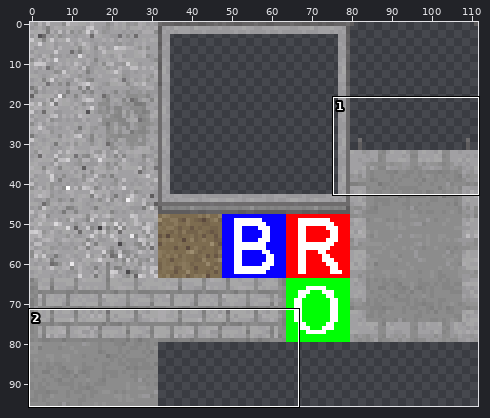
Sprite sheet: main/resources/worlds/zesilia_tileset.png. The first picture is a wide view before the edit; the outline marks the close-up.
Close-up. Old version:
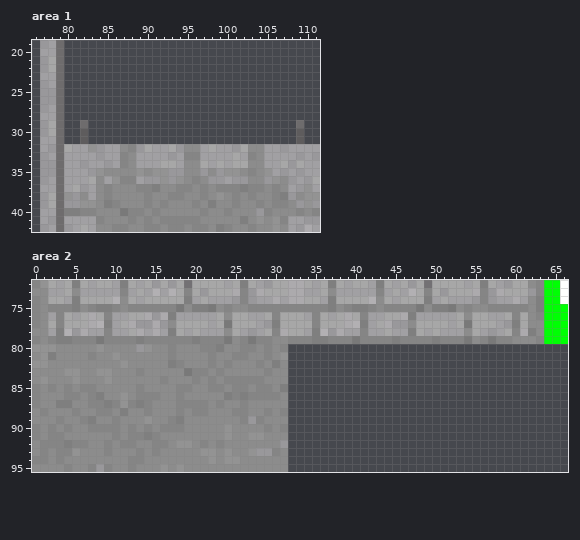
The file is 112x96 pixels. Colours within 5 levels of each other are drawn and written as one. Shown: area 1: x 76..111, y 19..42; area 2: x 0..66, y 72..95.
Once edited:
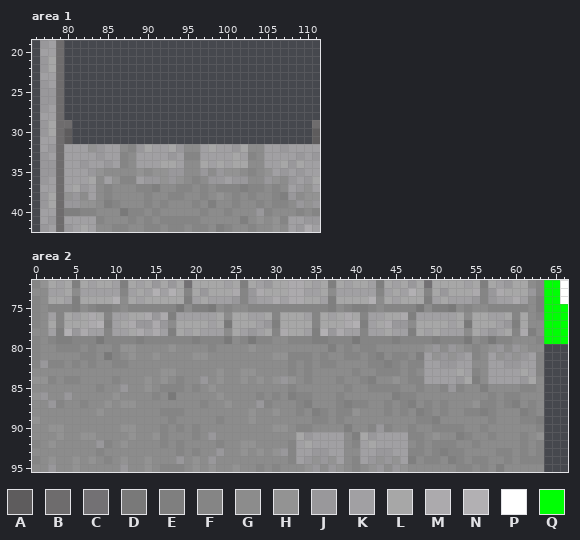
Palette (. is transparent): A #5e5c5d  B #6e6c6d  C #737174  D #797979  E #7f7f7f  F #858585  G #8c8c8c  H #939393  J #99989b  K #a1a0a3  L #a7a7a7  M #acaaad  N #b2b0b3  P #ffffff  Q #00ff04
Changes in this commit:
--- area 1
@@ x 76..111 @@
 28 .KKB................................
-29 .JLB..B..........................B..
-30 .JLB..A..........................A..
-31 .KKB..A..........................A..
-32 .KJBLKKHJKKGFJLKKLJGGKLKKJLGGKKJKKKK
+29 .JLBB..............................B
+30 .JLBA..............................A
+31 .KKBA..............................A
+32 .KJBKKKHJKKGFJLKKLJGGKLKKJLGGKKJKKKK
 33 .JKBKKKKJKKFGKKKKJKFFKKKKLKFGKKKKJKJ
--- area 2
@@ x 0..66 @@
 79 FGFEEFFFDFFFFEFFFFFFEFFFDGFDFFGGFFFEEFFFDFFFFEFFFFEFFFDGFDFFGGGFQQQ
-80 HHHGGGGGHGGGGJHGGFGGGFFEGGFFGFGF...................................
-81 GHEGGGGFGGHGGGGGGFGGGGFGGFFGGFGH...................................
-82 HHGGGGGGGGGHGGGGGEFGGGFGFGGGFGEG...................................
-83 GGGGHHGGHHGGGFGGGGGDFFGFGGGGGFGG...................................
-84 GHGGGHGGGHGGGGGGFGGGFGFGFFFFFGGG...................................
-85 FGFGFGFFGGGGGFGGGGFFGGFFGFFGFFGE...................................
-86 FGGGFFGFEGGHGFFFGGFGGGGGEFEFFFFG...................................
-87 FGGEEGGFFEFHFEFGGGFFFFGFGGFGGGGG...................................
-88 GFGGGFGGFFGEGGFGGGFGFFGGGFFGGFGF...................................
-89 GGGFGGFEGGFGGGHGGFEGGGGGGGFJFGGG...................................
-90 FGFGFGGFFFFGFGFGFFFGGGGGHGGGGFGF...................................
-91 FGFFGGGGGGFGFFEFGGGGGGGGHGGHHGGG...................................
-92 GFFFEFFGGFGFFGGFFGHHGFGFGGGGGGGJ...................................
-93 GFGFFHGGGFGGGFGFGGGGGHHGHGGHJJFG...................................
-94 FFGFGGGGGGGGFFGGGGGGGGHGHHGGGGGG...................................
-95 GGGGFGGFJFGGFGGGHGHGGGGGGGGGGGGG...................................
+80 FGGFFFGFGGFHHGGGGHGGGGFGGGGHGGGGGGGGGEGFGFFGGGGGGHJGJHGFGHJGJHGG...
+81 FGGGGGFFGDFGHGGHGGGGHHGGGGGGGGHHFFFGFGGFFGFEGFFGEKHJHJKFGKHJHJKF...
+82 FJFFGFGFGGFFGGGGGGGGGGGGGGGGGGGGFGFGFFGGGGFFEFGFFKKJJKKGGKKJJKKF...
+83 GGGGGGGGGGGGGGGGHHGGGGGHGGHHGGGGFGFGGGGGFGGFFFGFGKKKKLKFGKKKKLKF...
+84 HHFGFFGGGGFGGGHGHGFGGJGHGGHGHGHJHGFGGGFGGFEGGHGFFKKKKJLEGKKKKJLG...
+85 GGGGGGGGFGGJGGHGFFFGFGHGGGGGGGGGFGGGGGGFGGFFFFGGFGGFJFGGEGGGGFFG...
+86 HJGGJGGGGGHGGGGFGDGGGGGHGGGGFGFGEFFGGGFGGGGGGEFFGGGGGGGGGFGFFGGG...
+87 GGJFGGFGGHGHHGGGGGGGGFGGHGGGJFGGGFEGGGFEFFGGFGFEGFGFGGGHFFGFEGFG...
+88 GGGGGGGGHGGGGGGGFFFGGGGGGGGHGGHGGFGEFGFFHGGGFGFGEFGFGGFFEFGGGEFG...
+89 HGGGGGGGGGGGGGGGGFGGGGGFGGGHGGGGGGGFFGFGGGGGGGGGFFEGGGGGGFGGGFFE...
+90 GGHHGGGGGGGHHGGGFGFGFGGGGGGGGGHHGFFGGGGEGGFJFGGFGGFFFFGGFGGGGGGF...
+91 GGGHGGHHGGGGHGGHFGGGFGJGGGGGGGGGGLJKKKKGELJKKKKFFGHGGEFGGFGGGFGH...
+92 FGHGGGGGJFGHGGGGFGFGGGGFGGHHGGGGFKLKKKKGFKLKKKKGFGFFFGGFGGGGGFGF...
+93 GGGGGGGGFGGGGGGGGGFGFGGJGGHGHGHJFKKJJKKGGKKJJKKFFGFEFFGGGGFFGFGF...
+94 FGHGGHGHGFGHGGHGGGJGHGJGGGGGGGGGFKJHJHKGFKJHJHKEGFFGEFGFFGGFGFFF...
+95 GGJGGHGGGGGJGGHGFFFGHGHGGHGGFGFGGGHJGJHGFGHJGJHGGGGGGFFGFGEGGGGG...
Pixel boxes of the changes (left, top, right, bottom) in both close-ups:
changed: (64, 120, 88, 152)
changed: (296, 120, 320, 144)
changed: (32, 344, 544, 472)
